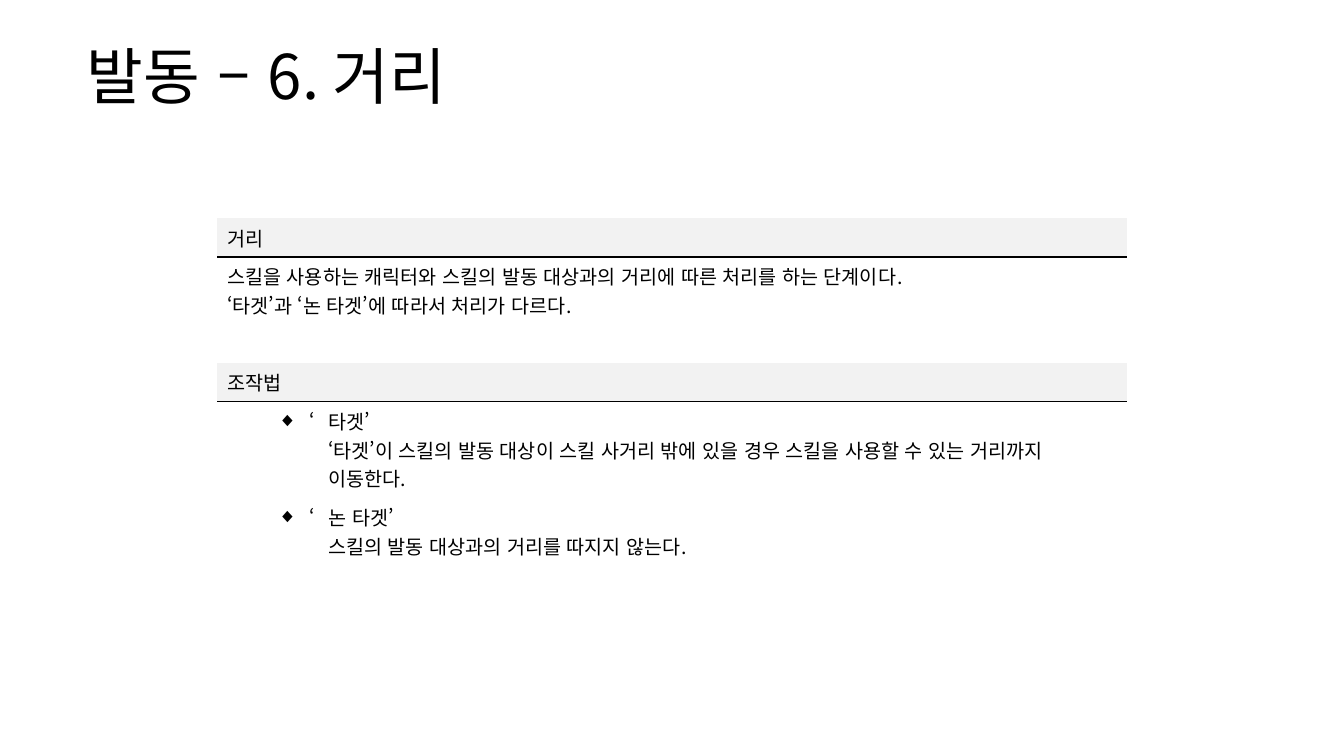
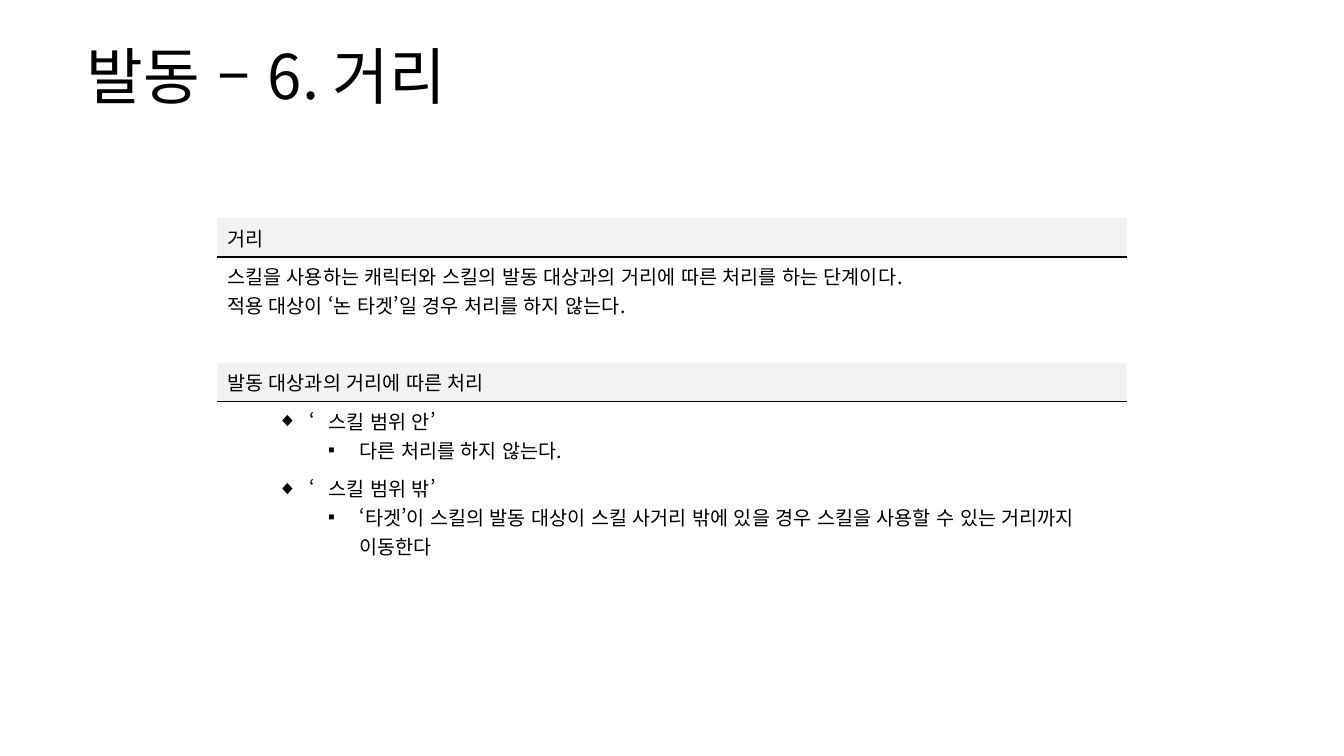
Before and after one commit to yjk0401/unityenginebasic_9th, a slide deck: slide 33 of 기획/방랑엽사전/스킬 시스템 기획서.pptx. Drawn at 1344x756 pixels with LibreOffice and Linux fonts; fonts in the diff are those of the drawing. Boxes give left, top, right and bottom in pixels: in the first picture for what was removed or moved away, otherwise in the second. Text is boxed around its words. In the diff, an @@ line names an element or a change of style, - is before the commit and + after.

```diff
--- a/기획/방랑엽사전/스킬 시스템 기획서.pptx
+++ b/기획/방랑엽사전/스킬 시스템 기획서.pptx
@@ table at <box>217,219,1127,560</box> @@
-row 2, column 1: 스킬을 사용하는 캐릭터와 스킬의 발동 대상과의 거리에 따른 처리를 하는 단계이다. / ‘타겟’과 ‘논 타겟’에 따라서 처리가 다르다.
+row 2, column 1: 스킬을 사용하는 캐릭터와 스킬의 발동 대상과의 거리에 따른 처리를 하는 단계이다. / 적용 대상이 ‘논 타겟’일 경우 처리를 하지 않는다.
-row 4, column 1: 조작법
+row 4, column 1: 발동 대상과의 거리에 따른 처리
-row 5, column 1: ‘타겟’ / ‘타겟’이 스킬의 발동 대상이 스킬 사거리 밖에 있을 경우 스킬을 사용할 수 있는 거리까지 이동한다.
+row 5, column 1: ‘스킬 범위 안’ / 다른 처리를 하지 않는다.
-row 6, column 1: ‘논 타겟’ / 스킬의 발동 대상과의 거리를 따지지 않는다.
+row 6, column 1: ‘스킬 범위 밖’ / ‘타겟’이 스킬의 발동 대상이 스킬 사거리 밖에 있을 경우 스킬을 사용할 수 있는 거리까지 이동한다
```
Also in this commit, not shown: 8 other slides changed, 10 other files.
